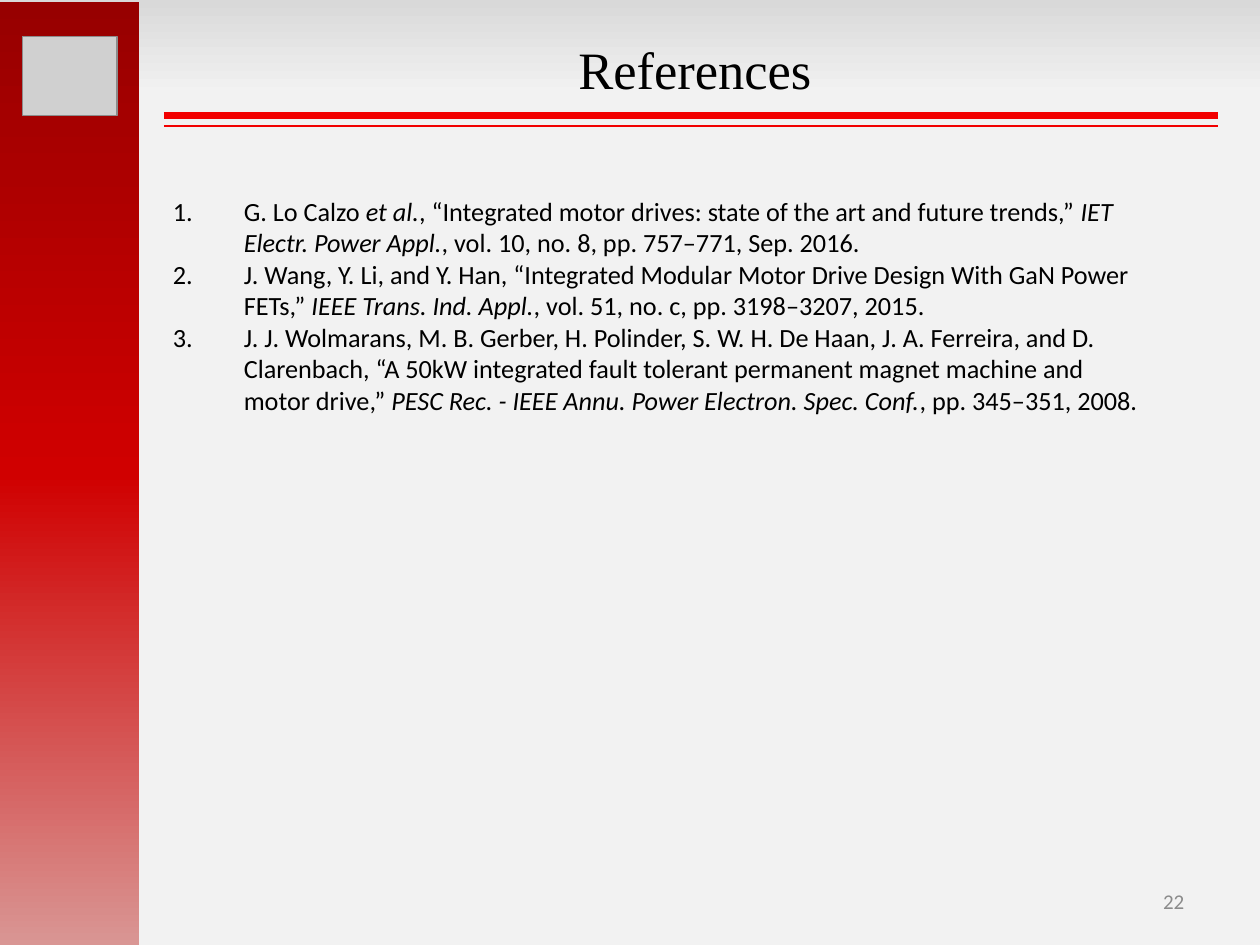
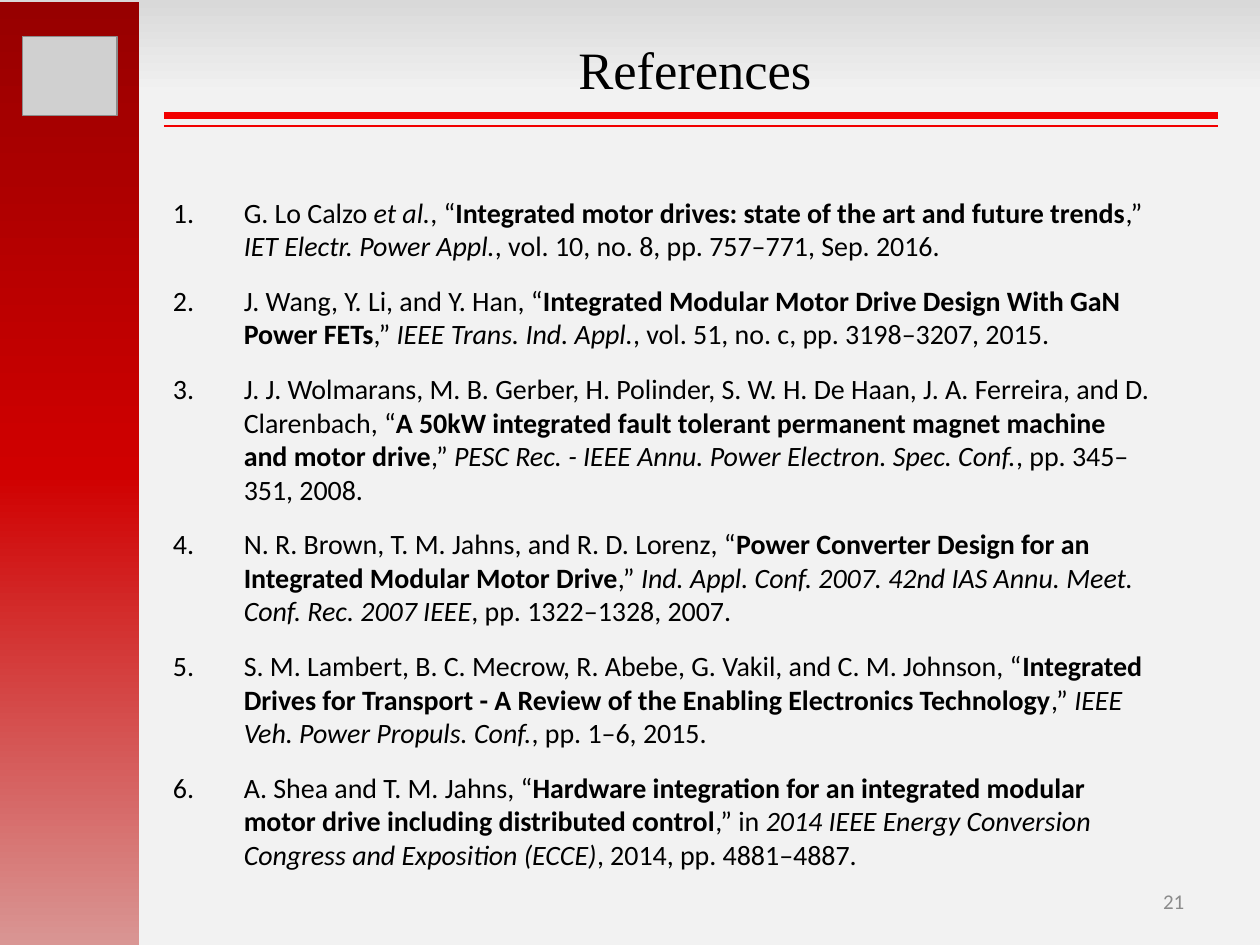
Before and after one commit to hakanpolat/IMMD, a slide deck: slide 21 of GRW2017/sunum/GRW2017_MesutUğur.pptx (slide 22 before the commit). Drawn at 1260x945 pixels with LibreOffice and Linux fonts; fonts in the diff are those of the drawing; grey boxes stand for pictures. Boxes give left, top, right and bottom in pixels: in the first picture for what was removed or moved away, otherwise in the second. Text is boxed around its words. In the diff, an @@ line names an element or a change of style, - is before the commit and + after.

```diff
--- a/GRW2017/sunum/GRW2017_MesutUğur.pptx
+++ b/GRW2017/sunum/GRW2017_MesutUğur.pptx
@@ text at box(244, 203, 1149, 504): size 15 to 16 pt in "G. Lo Calzo et al., “Integrated motor ...", "J. Wang, Y. Li, and Y. Han, ...", "J. J. Wolmarans, M. B. Gerber, H. ..."; bold on in "“Integrated motor drives: state of the art ...", "“Integrated Modular Motor Drive Design With GaN ...", "“A 50kW integrated fault tolerant permanent magnet ..."; more space between paragraphs @@
@@ text at box(244, 534, 1143, 870): paragraphs added @@
+4. N. R. Brown, T. M. Jahns, and R. D. Lorenz, “Power Converter Design for an Integrated Modular Motor Drive,” Ind. Appl. Conf. 2007. 42nd IAS Annu. Meet. Conf. Rec. 2007 IEEE, pp. 1322–1328, 2007.
+5. S. M. Lambert, B. C. Mecrow, R. Abebe, G. Vakil, and C. M. Johnson, “Integrated Drives for Transport - A Review of the Enabling Electronics Technology,” IEEE Veh. Power Propuls. Conf., pp. 1–6, 2015.
+6. A. Shea and T. M. Jahns, “Hardware integration for an integrated modular motor drive including distributed control,” in 2014 IEEE Energy Conversion Congress and Exposition (ECCE), 2014, pp. 4881–4887.
@@ page number at box(1163, 895, 1184, 909): text changed @@
-22
+21
```
Also in this commit, not shown: 12 other slides changed, 1 slide removed.
